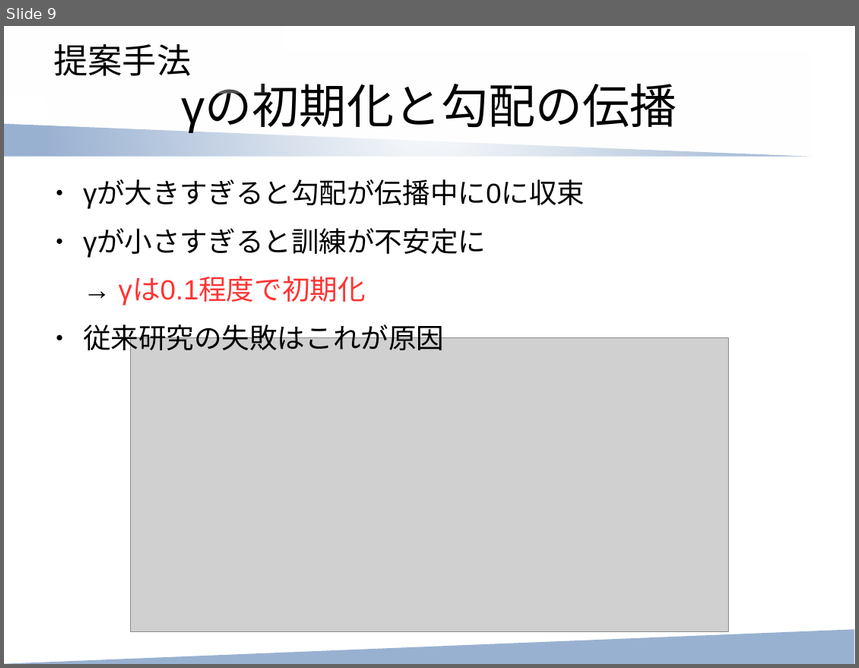
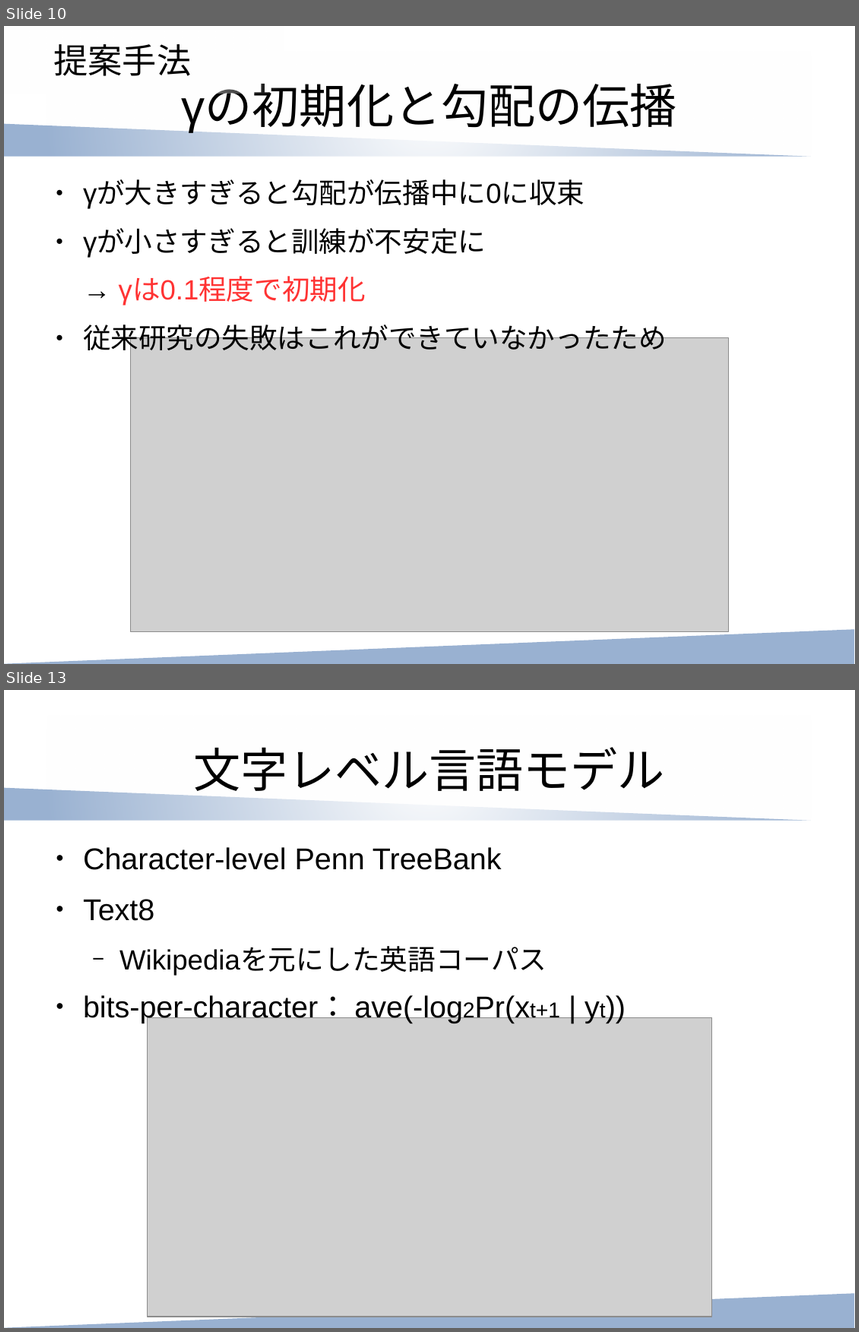
Before and after one commit to ytoyama/paper_reading, a slide deck: recurrent_batch_normalization/main.odp. Shown one above the other, each under a label of ours: slide 9 before the commit, slides 10 and 13 after it; the slides between them are not shown. The pictures are 859x668 and 859x1332 pixels, drawn with LibreOffice and Linux fonts; fonts in the diff are those of the drawing; grey boxes stand for pictures. Boxes give left, top, right and bottom in pixels: in the first picture for what was removed or moved away, otherwise in the second. Text is boxed around its words. In the diff, an @@ line names an element or a change of style, - is before the commit and + after.

```diff
--- a/recurrent_batch_normalization/main.odp
+++ b/recurrent_batch_normalization/main.odp
@@ slide 13 added at [4,690,855,1328], background #FFFFFF; not listed: 2 template elements that a slide beside it also shows @@
@@ title added at [47,716,813,822], fill gradient #FFFFFF, 44 pt, text #000000 @@
+文字レベル言語モデル
@@ text added at [83,847,560,1023], 28 pt, text #000000 @@
+● Character-level Penn TreeBank
+● Text8
+  − Wikipediaを元にした英語コーパス
+● bits-per-character： ave(-log2Pr(xt+1 | yt))
@@ picture added at [148,1018,712,1317] @@
@@ what was slide 9 is now slide 10 @@
@@ slide 10 changed as well @@
@@ text at [83,320,667,356]: text changed @@
-● 従来研究の失敗はこれが原因
+● 従来研究の失敗はこれができていなかったため
```
Also in this commit, not shown: 6 other slides changed, 3 other slides added, 1 slide removed, 1 other file.
